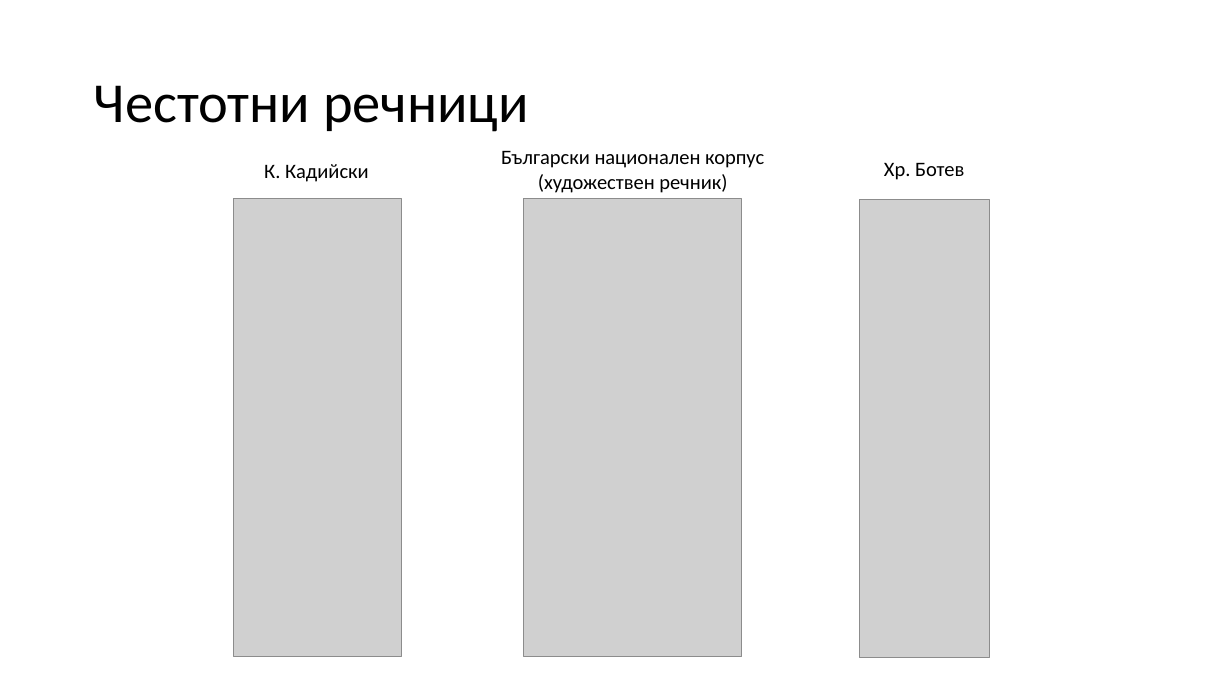
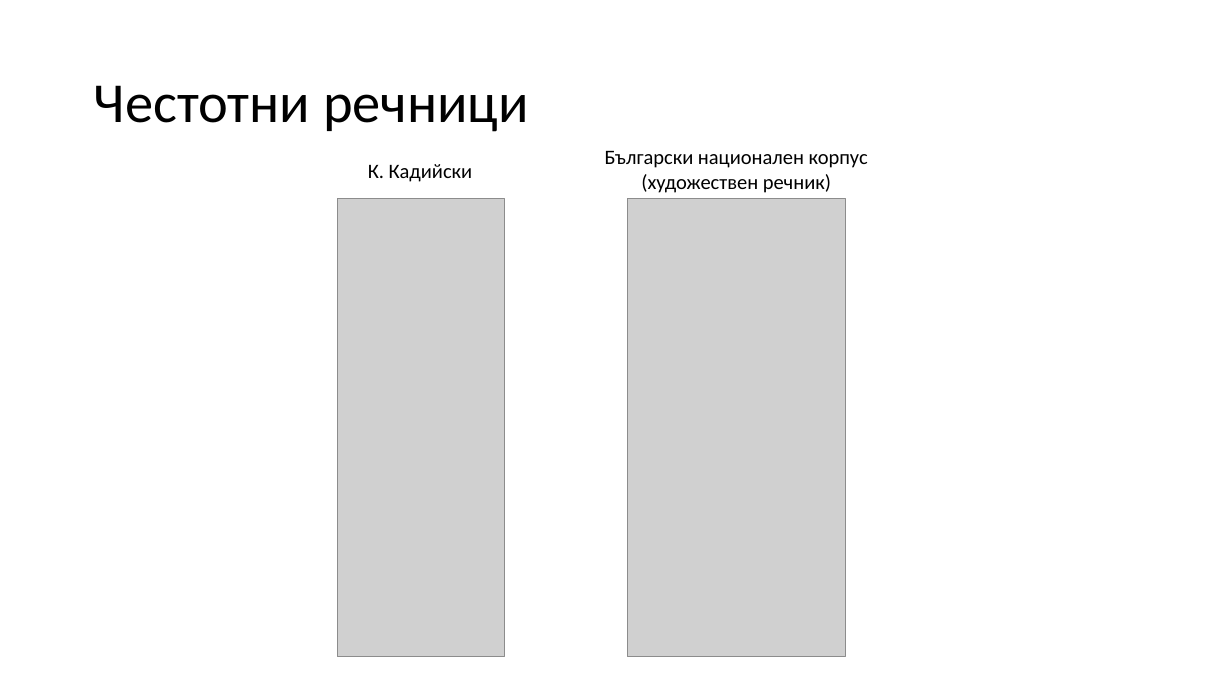
Before and after one commit to ninaanatchkova/literature, a slide deck: slide 4 of presentation/Честотния речник на поета Кирил Кадийски.pptx. Drawn at 1232x693 pixels with LibreOffice and Linux fonts; fonts in the diff are those of the drawing; grey boxes stand for pictures. Boxes give left, top, right and bottom in pixels: in the first picture for what was removed or moved away, otherwise in the second. Text is boxed around its words. In the diff, an @@ line names an element or a change of style, - is before the commit and + after.

```diff
--- a/presentation/Честотния речник на поета Кирил Кадийски.pptx
+++ b/presentation/Честотния речник на поета Кирил Кадийски.pptx
@@ 2 pictures, 2 texts: place and size @@
-2 pictures, 2 texts at (234, 151, 764, 657)
+2 pictures, 2 texts at (337, 151, 868, 657)
@@ text removed at (884, 163, 964, 180) @@
-Хр. Ботев
@@ picture removed at (860, 200, 990, 658) @@
```
Also in this commit, not shown: 2 other slides changed, 5 slides added, 3 slides removed, 8 other files.
